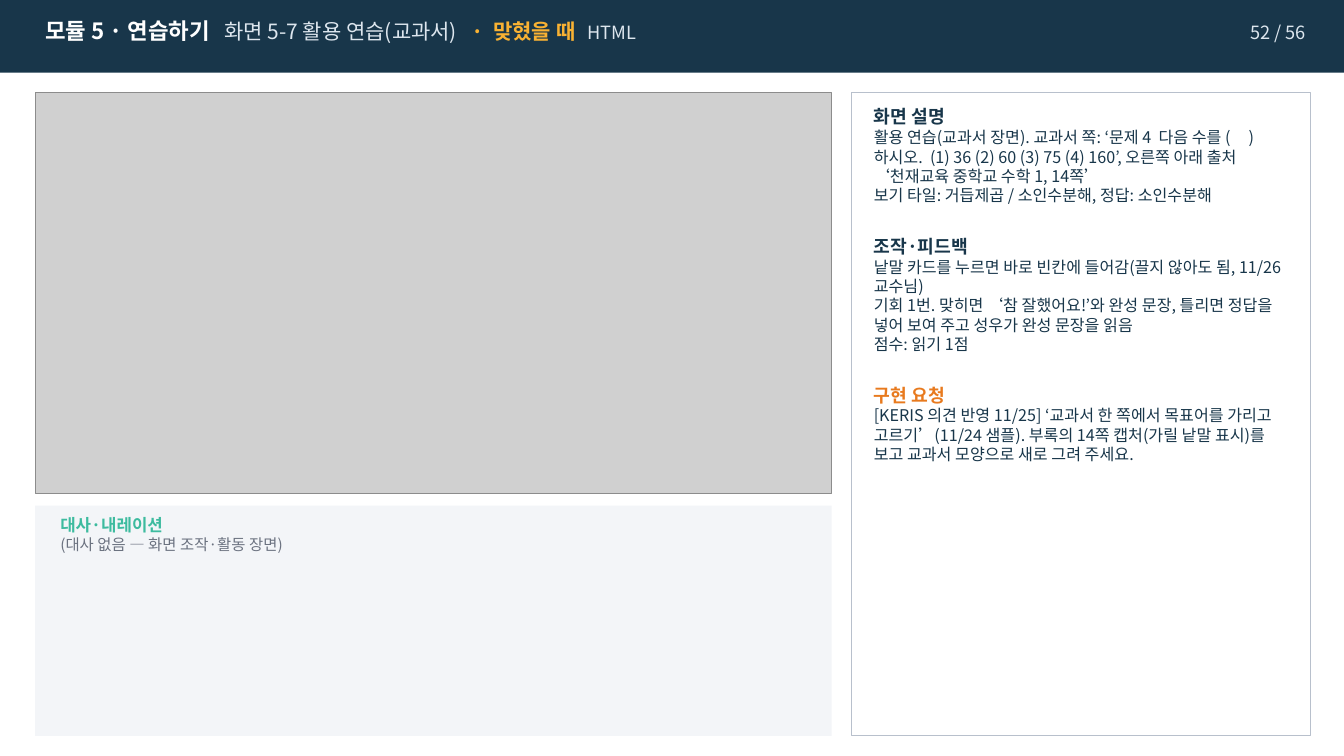
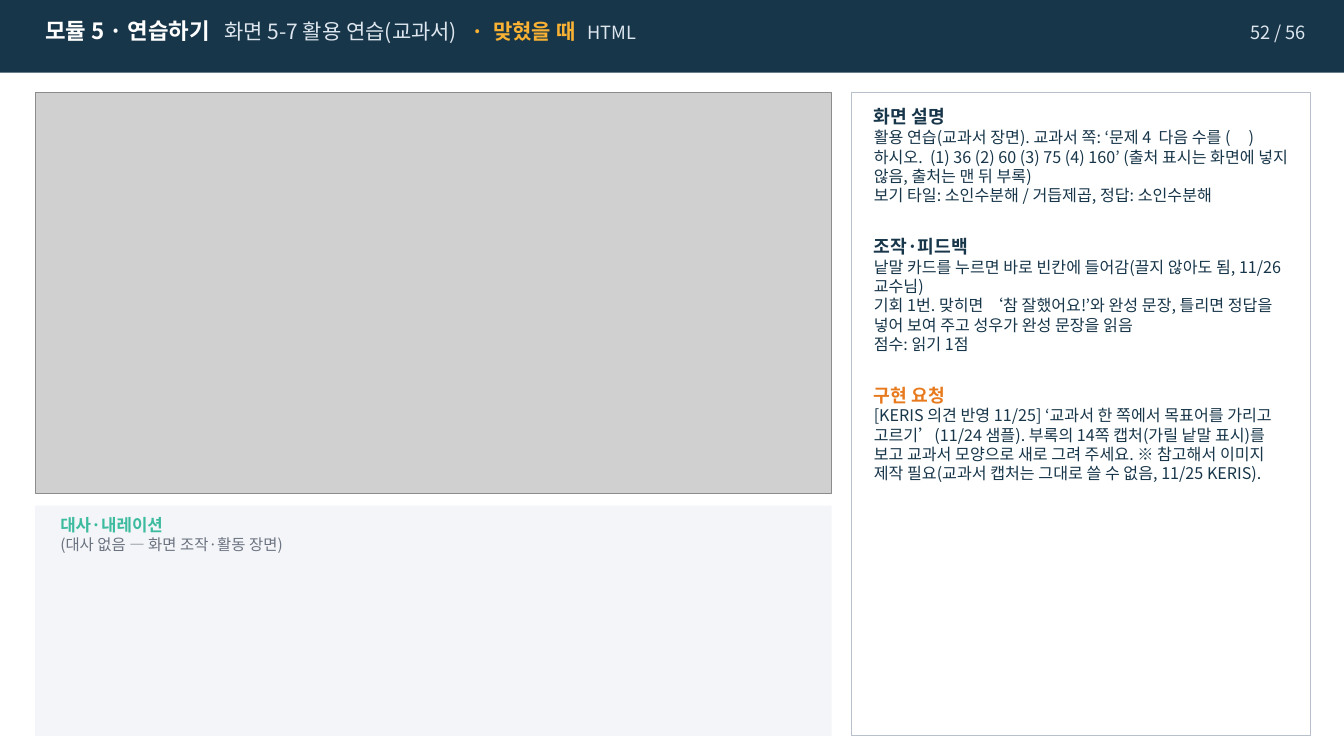
Before and after one commit to j333333766-hub/ksl-math-vocab-kit, a slide deck: slide 52 of 샘플/07차시_소인수분해_조창현_v7-1_스토리보드.pptx. Drawn at 1344x756 pixels with LibreOffice and Linux fonts; fonts in the diff are those of the drawing; grey boxes stand for pictures. Boxes give left, top, right and bottom in pixels: in the first picture for what was removed or moved away, otherwise in the second. Text is boxed around its words. In the diff, an @@ line names an element or a change of style, - is before the commit and + after.

```diff
--- a/샘플/07차시_소인수분해_조창현_v7-1_스토리보드.pptx
+++ b/샘플/07차시_소인수분해_조창현_v7-1_스토리보드.pptx
@@ text at (874, 129, 1288, 204): text changed @@
-활용 연습(교과서 장면). 교과서 쪽: ‘문제 4 다음 수를 ( ) 하시오. (1) 36 (2) 60 (3) 75 (4) 160’, 오른쪽 아래 출처 ‘천재교육 중학교 수학 1, 14쪽’
-보기 타일: 거듭제곱 / 소인수분해, 정답: 소인수분해
+활용 연습(교과서 장면). 교과서 쪽: ‘문제 4 다음 수를 ( ) 하시오. (1) 36 (2) 60 (3) 75 (4) 160’ (출처 표시는 화면에 넣지 않음, 출처는 맨 뒤 부록)
+보기 타일: 소인수분해 / 거듭제곱, 정답: 소인수분해
@@ text at (874, 407, 1272, 482): text changed @@
-[KERIS 의견 반영 11/25] ‘교과서 한 쪽에서 목표어를 가리고 고르기’(11/24 샘플). 부록의 14쪽 캡처(가릴 낱말 표시)를 보고 교과서 모양으로 새로 그려 주세요.
+[KERIS 의견 반영 11/25] ‘교과서 한 쪽에서 목표어를 가리고 고르기’(11/24 샘플). 부록의 14쪽 캡처(가릴 낱말 표시)를 보고 교과서 모양으로 새로 그려 주세요. ※ 참고해서 이미지 제작 필요(교과서 캡처는 그대로 쓸 수 없음, 11/25 KERIS).
```
Also in this commit, not shown: 17 other slides changed, 6 other files.
